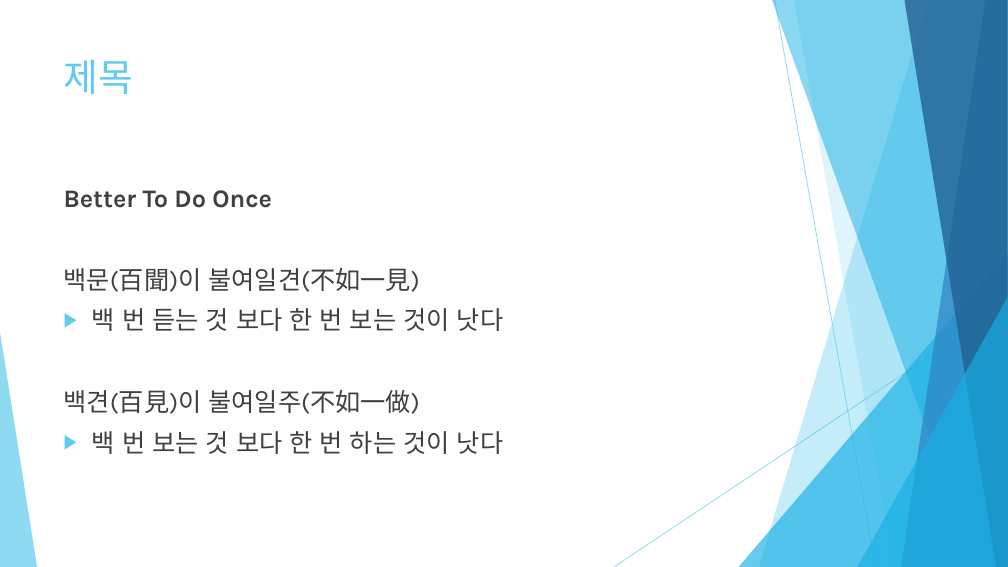
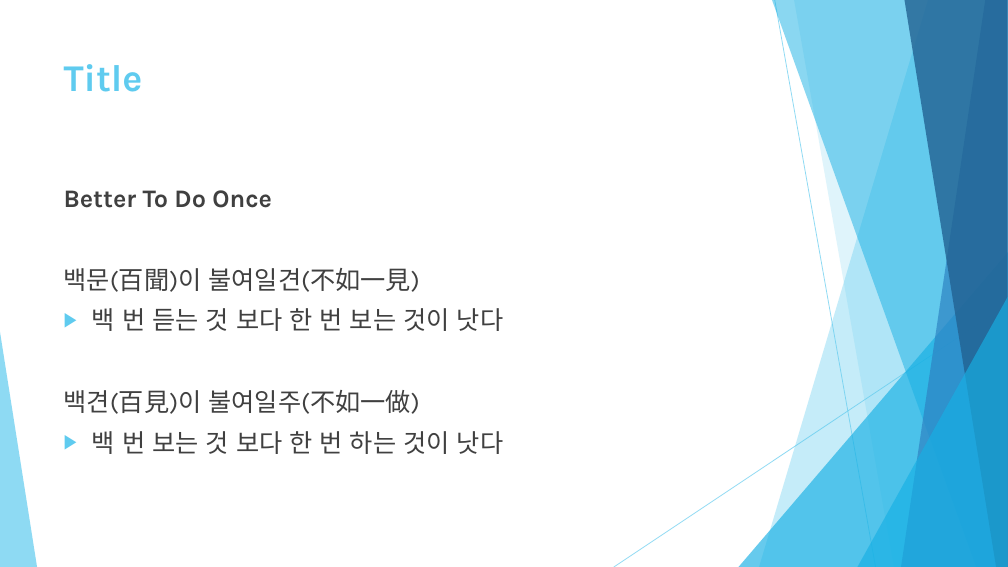
Before and after one commit to healjoo/smallprecious, a slide deck: slide 7 of 코딩교육용 퍼즐게임 제안서.pptx (slide 6 before the commit). Drawn at 1008x567 pixels with LibreOffice and Linux fonts; fonts in the diff are those of the drawing. Boxes give left, top, right and bottom in pixels: in the first picture for what was removed or moved away, otherwise in the second. Text is boxed around its words. In the diff, an @@ line names an element or a change of style, - is before the commit and + after.

```diff
--- a/코딩교육용 퍼즐게임 제안서.pptx
+++ b/코딩교육용 퍼즐게임 제안서.pptx
@@ title at [64,64,143,92]: text changed; bold on @@
-제목
+Title
```
Also in this commit, not shown: 7 other slides changed, 2 slides added, 1 other file.
